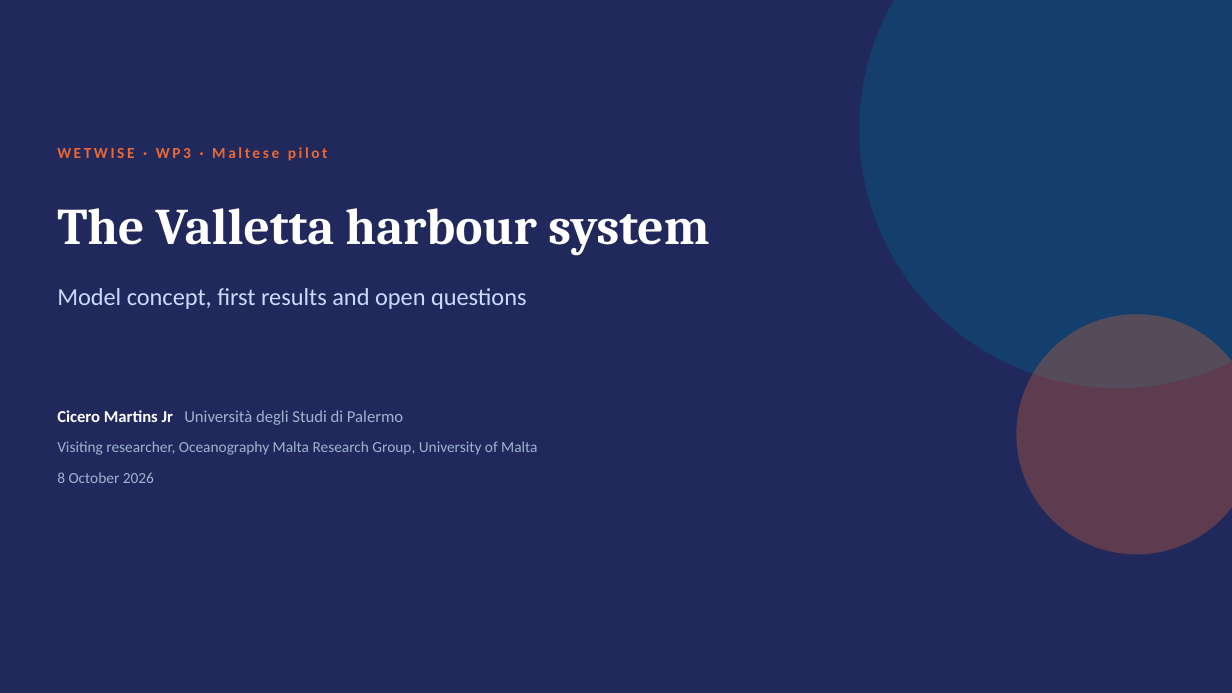
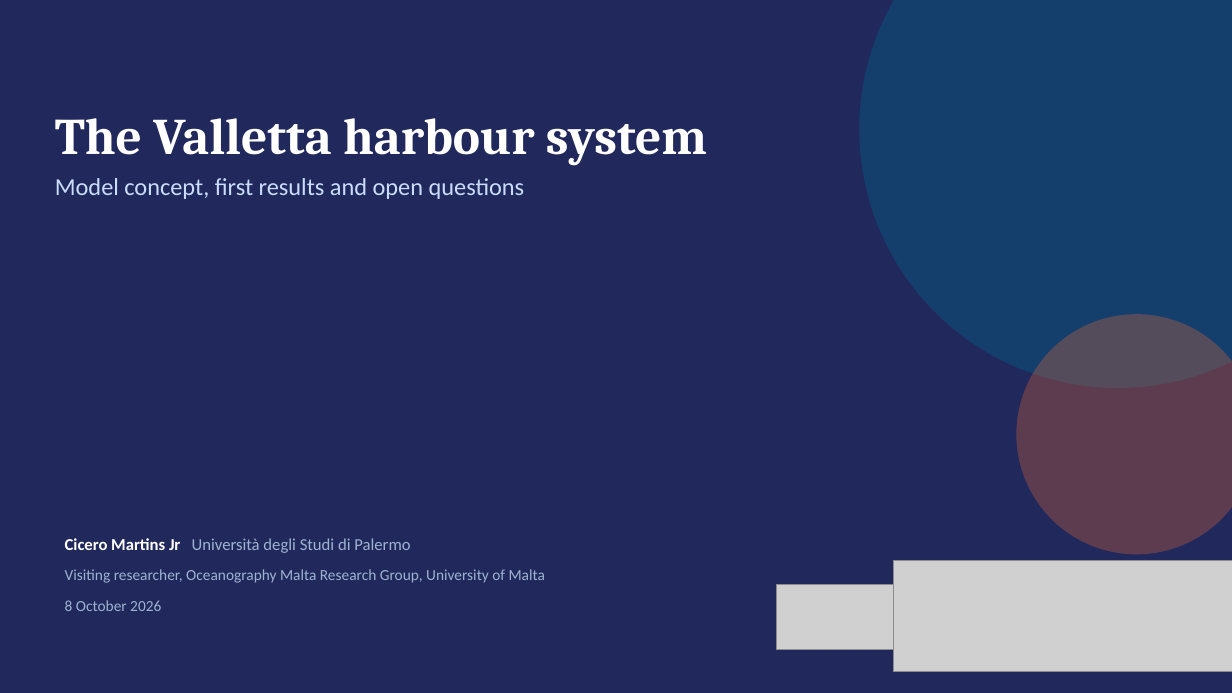
Before and after one commit to cicero-martins/MaltaDT, a slide deck: slide 1 of docs/valletta_model_concept_2026-10-08.pptx. Drawn at 1232x693 pixels with LibreOffice and Linux fonts; fonts in the diff are those of the drawing; grey boxes stand for pictures; background and template pictures are left out. Boxes give left, top, right and bottom in pixels: in the first picture for what was removed or moved away, otherwise in the second. Text is boxed around its words. In the diff, an @@ line names an element or a change of style, - is before the commit and + after.

Commit message:
docs(deck): cover with a photograph of Valletta and the institutional marks
Edited in PowerPoint. The generator does not reproduce the recoloured
photograph, so a rebuild of the full deck replaces this cover.

```diff
--- a/docs/valletta_model_concept_2026-10-08.pptx
+++ b/docs/valletta_model_concept_2026-10-08.pptx
@@ text "The Valletta harbour system": place and size @@
-text "The Valletta harbour system" at (57,208,709,256)
+text "The Valletta harbour system" at (55,118,707,166)
@@ text removed at (57,147,328,161) @@
-WETWISE · WP3 · Maltese pilot
@@ text "Model concept, first results and ...": place and size @@
-text "Model concept, first results and ..." at (57,288,527,309)
+text "Model concept, first results and ..." at (55,178,525,199)
@@ picture added at (894,561,1232,673) @@
@@ 3 texts: place and size @@
-3 texts at (57,410,537,483)
+3 texts at (65,538,545,611)
@@ picture added at (776,585,971,650) @@
```
Also in this commit, not shown: 8 other slides changed.
